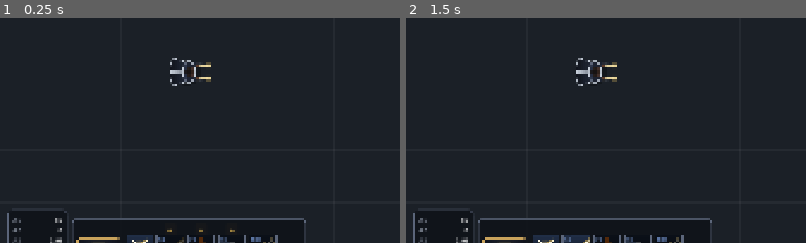
Above: before the commit, frames 1-2 (left to right).
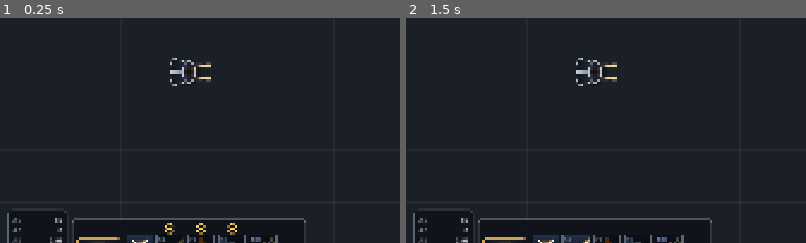
Above: after the commit, the same moments.

Repository: Anhdung1478/lucian-the-lantern
Game: Godot game, scene res://src/stage/stage.tscn
Same seed, same stepped clock (60 frames per second), same inputs: the game is played once before the commit and once after it.
Inputs (mouse positions are % of the whole screen's width and height, from its top left):
- Up to frame 1 (0.25 s): no input
- Up to frame 2 (1.5 s): click (48, 85) at 0.5 s, where only the run before the commit has a clickable "+"; tap Enter at 1.25 s; move the mouse to (72, 45) at 1.27 s; press the mouse at (72, 45) at 1.28 s
The pictures show only the part of the screen within x 26-76%, y 38-88%; the shares and areas given below are measured in that part.

The runs differ from the first frame. In frame 1, 0.2% of the frame differs, in the area x 41-60%, y 91-97%; in frame 2, nothing differs.

Commit message:
Draw the skill rank-up button as a gold ring with a plus
Co-Authored-By: Claude <noreply@anthropic.com>

Diff:
--- a/src/ui/hud/skill_slot.gd
+++ b/src/ui/hud/skill_slot.gd
@@ -5,6 +5,9 @@
 
 const ICON_SIZE := 64.0
 const PLUS_HEIGHT := 26.0
+const PLUS_RADIUS := 11.0
+const PLUS_FILL := Color(0.07, 0.08, 0.11, 0.92)
+const PLUS_HOVER := Color("fff1c2")
 const DOTS_HEIGHT := 12.0
 const SWEEP_COLOR := Color(0, 0, 0, 0.68)
 const FRAME_COLOR := Color(0.36, 0.4, 0.48)
@@ -32,15 +35,16 @@
 	custom_minimum_size = Vector2(ICON_SIZE, PLUS_HEIGHT + ICON_SIZE + DOTS_HEIGHT)
 	var icon_rect := Rect2(0, PLUS_HEIGHT, ICON_SIZE, ICON_SIZE)
 
+	# A flat, text-less button: _draw_plus paints the ringed circle and the "+".
 	_plus = Button.new()
-	_plus.text = "+"
+	_plus.flat = true
 	_plus.focus_mode = FOCUS_NONE
-	_plus.position = Vector2(ICON_SIZE * 0.5 - 14.0, 0)
-	_plus.size = Vector2(28, 22)
+	for style in [&"normal", &"hover", &"pressed", &"hover_pressed", &"disabled"]:
+		_plus.add_theme_stylebox_override(style, StyleBoxEmpty.new())
+	_plus.position = Vector2(ICON_SIZE * 0.5 - PLUS_RADIUS - 1.0, 0)
+	_plus.size = Vector2.ONE * (PLUS_RADIUS + 1.0) * 2.0
 	_plus.visible = false
-	_plus.add_theme_color_override(&"font_color", DOT_ON)
-	_plus.add_theme_color_override(&"font_hover_color", Color.WHITE)
-	_plus.add_theme_font_size_override(&"font_size", 18)
+	_plus.draw.connect(_draw_plus)
 	if skill:
 		_plus.pressed.connect(func() -> void: lucian.try_rank_up(skill.slot))
 	add_child(_plus)
@@ -120,6 +124,21 @@
 	_overlay.draw_rect(rect, FRAME_COLOR, false, 2.0)
 
 
+## The rank-up button: a gold "+" in a gold ring. Brighter on hover; pressing
+## fills the circle gold.
+func _draw_plus() -> void:
+	var center := _plus.size * 0.5
+	var mode := _plus.get_draw_mode()
+	var pressed := mode == BaseButton.DRAW_PRESSED or mode == BaseButton.DRAW_HOVER_PRESSED
+	var accent := PLUS_HOVER if mode == BaseButton.DRAW_HOVER else DOT_ON
+	_plus.draw_circle(center, PLUS_RADIUS, accent if pressed else PLUS_FILL)
+	_plus.draw_arc(center, PLUS_RADIUS, 0.0, TAU, 32, accent, 2.0, true)
+	var mark := PLUS_FILL if pressed else accent
+	var arm := PLUS_RADIUS * 0.55
+	_plus.draw_line(center - Vector2(arm, 0), center + Vector2(arm, 0), mark, 3.0, true)
+	_plus.draw_line(center - Vector2(0, arm), center + Vector2(0, arm), mark, 3.0, true)
+
+
 ## Dark area of a square cooldown sweep: the last `fraction` of a clockwise
 ## turn that starts at 12 o'clock, like LoL.
 static func sweep_polygon(fraction: float, square: float) -> PackedVector2Array:
